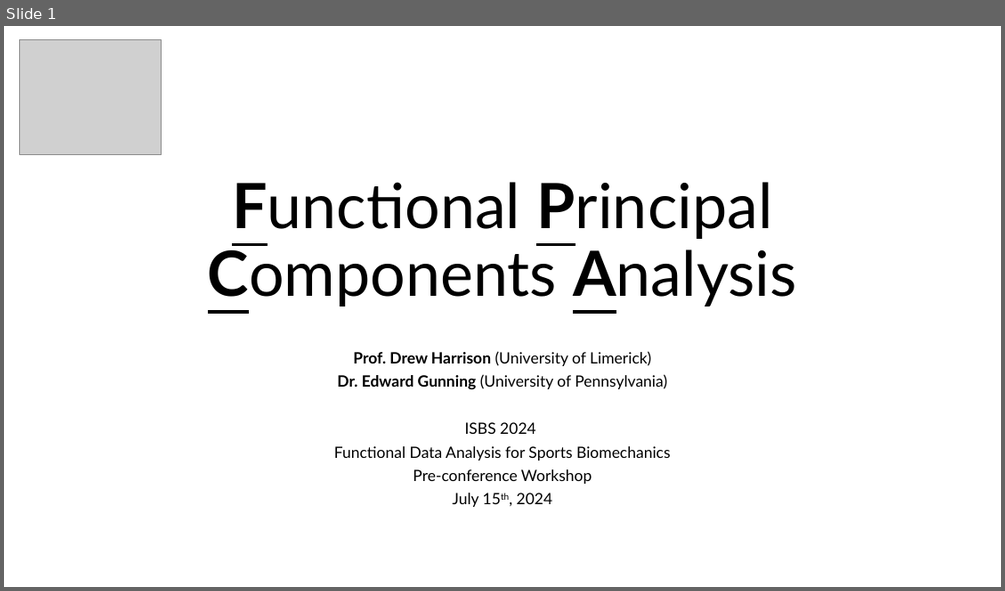
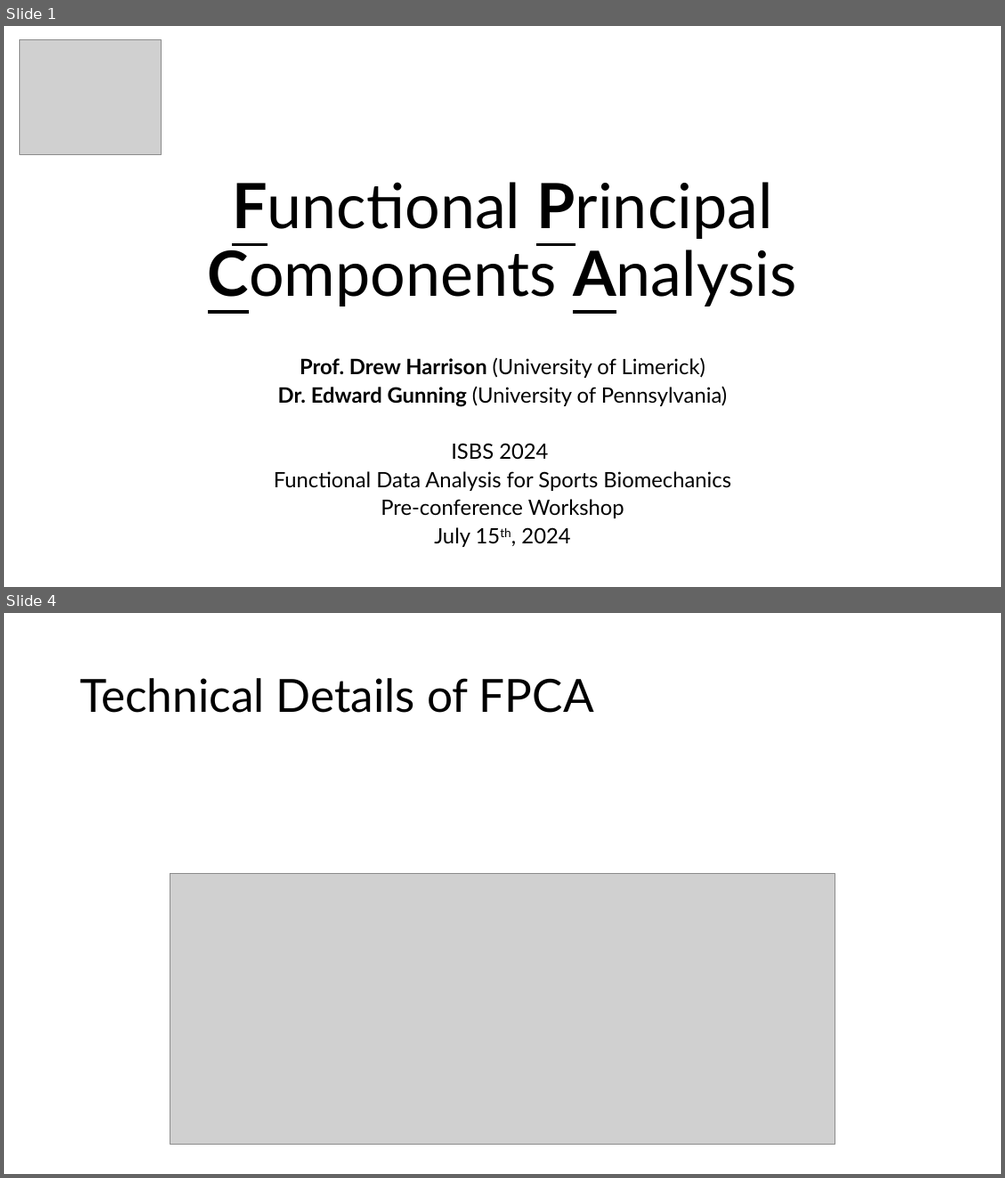
Before and after one commit to edwardgunning/ISBS-Short-Course, a slide deck: slides/04-fpca.pptx. Shown one above the other, each under a label of ours: slide 1 before the commit, slides 1 and 4 after it; the slides between them are not shown. The pictures are 1005x591 and 1005x1178 pixels, drawn with LibreOffice and Linux fonts; fonts in the diff are those of the drawing; grey boxes stand for pictures; background and template pictures are left out. Boxes give left, top, right and bottom in pixels: in the first picture for what was removed or moved away, otherwise in the second. Text is boxed around its words. In the diff, an @@ line names an element or a change of style, - is before the commit and + after.

Commit message:
Add fpca slides update readme

```diff
--- a/slides/04-fpca.pptx
+++ b/slides/04-fpca.pptx
@@ slide 4 added at (4, 613, 1001, 1174), background #FFFFFF @@
@@ title added at (80, 678, 594, 713), 44 pt, text #000000 @@
+Technical Details of FPCA
@@ picture added at (170, 873, 834, 1144) @@
@@ slide 1 changed as well @@
@@ subtitle "Prof. Drew Harrison (University of ..." at (274, 357, 731, 547): size 15 to 20.4 pt @@
```
Also in this commit, not shown: 13 other slides added, 2 other files.
